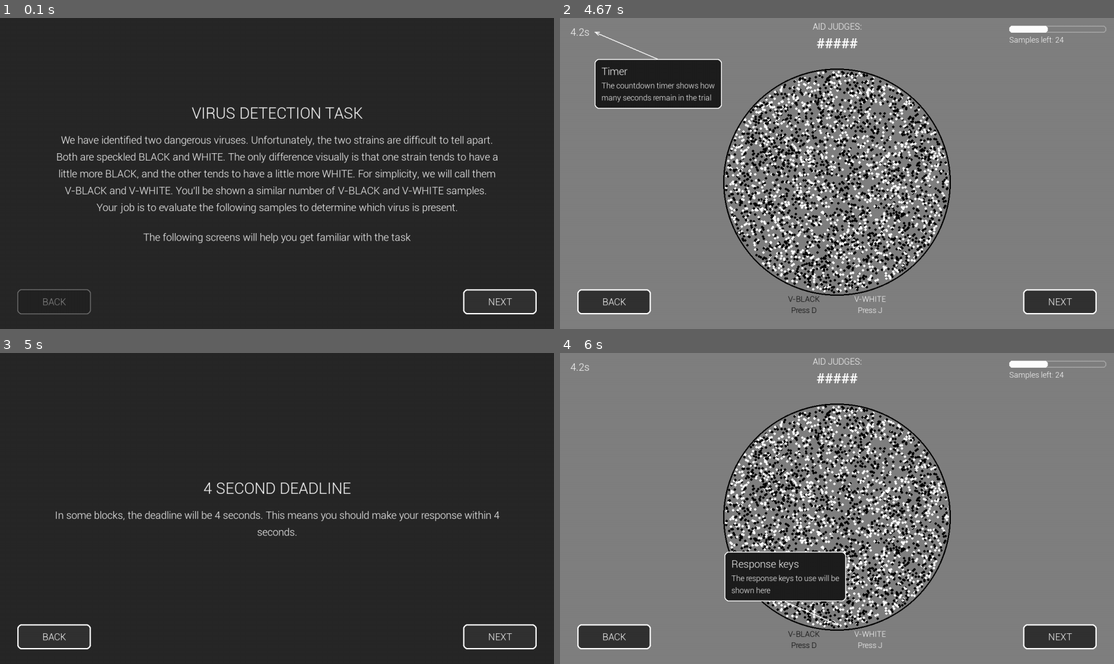
Above: before the commit, frames 1-4 (two rows, left to right).
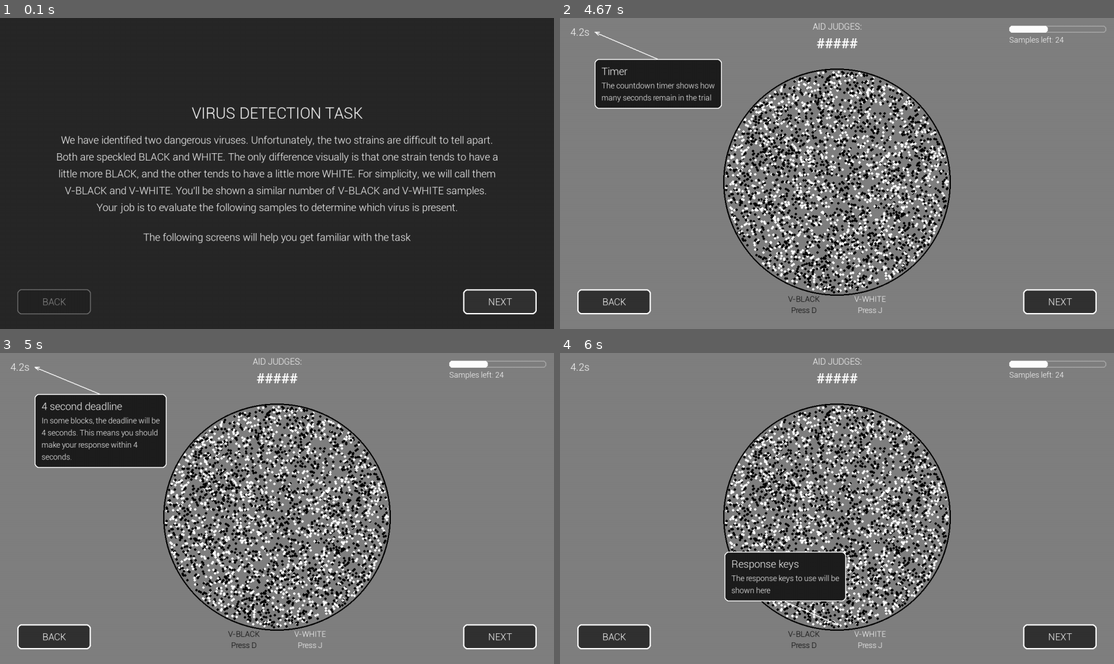
Above: after the commit, the same moments.

Repository: russell-j-boag/pygame_virus
Game: pygame game, started from python/instructions.py
Same seed, same stepped clock (60 frames per second), same inputs: the game is played once before the commit and once after it.
Inputs:
- Up to frame 1 (0.1 s): no input
- Up to frame 2 (4.67 s): hold Right 0.33-0.8 s; hold Left 0.83-1.3 s; click "NEXT" at 1.95 s; click "NEXT" at 2.28 s; hold Right 2.57-2.97 s; hold Right 3-3.63 s; hold Left 3.67-4.13 s; hold Right 4.17-4.63 s
- Up to frame 3 (5 s): hold Right from 4.67 s (still down)
- Up to frame 4 (6 s): release Right at 5.13 s; hold Left 5.17-5.7 s; hold Left from 5.73 s (still down)

Frames 1-2 are identical in both runs. In frame 3, 91% of the frame differs, in the area x 0-100%, y 0-100%; in frame 4, nothing differs.

Commit message:
Use callouts for deadline instruction slides

Diff:
--- a/python/instructions.py
+++ b/python/instructions.py
@@ -105,20 +105,12 @@
         "callout": "timer",
     },
     {
-        "kind": "text",
-        "title": "4 SECOND DEADLINE",
-        "body": (
-            "In some blocks, the deadline will be 4 seconds. "
-            "This means you should make your response within 4 seconds."
-        ),
-    },
-    {
-        "kind": "text",
-        "title": "2 SECOND DEADLINE",
-        "body": (
-            "In other blocks, the deadline will be 2 seconds. "
-            "This means you should make your response within 2 seconds."
-        ),
+        "kind": "example_task_display",
+        "callout": "deadline_4s",
+    },
+    {
+        "kind": "example_task_display",
+        "callout": "deadline_2s",
     },
     {
         "kind": "example_task_display",
@@ -657,9 +649,22 @@
     callout_body_font = font_small
     AID_ARROW_PAD = S(12)
 
-    if callout == "timer":
-        timer_title = "Timer"
-        timer_body = "The countdown timer shows how many seconds remain in the trial"
+    if callout in ("timer", "deadline_4s", "deadline_2s"):
+        timer_callouts = {
+            "timer": (
+                "Timer",
+                "The countdown timer shows how many seconds remain in the trial",
+            ),
+            "deadline_4s": (
+                "4 second deadline",
+                "In some blocks, the deadline will be 4 seconds. This means you should make your response within 4 seconds.",
+            ),
+            "deadline_2s": (
+                "2 second deadline",
+                "In other blocks, the deadline will be 2 seconds. This means you should make your response within 2 seconds.",
+            ),
+        }
+        timer_title, timer_body = timer_callouts[callout]
         tw, th = measure_callout_box(timer_title, timer_body, callout_title_font, callout_body_font)
         rect_timer = pygame.Rect(S(80), S(95), tw, th)
         draw_callout_box(
